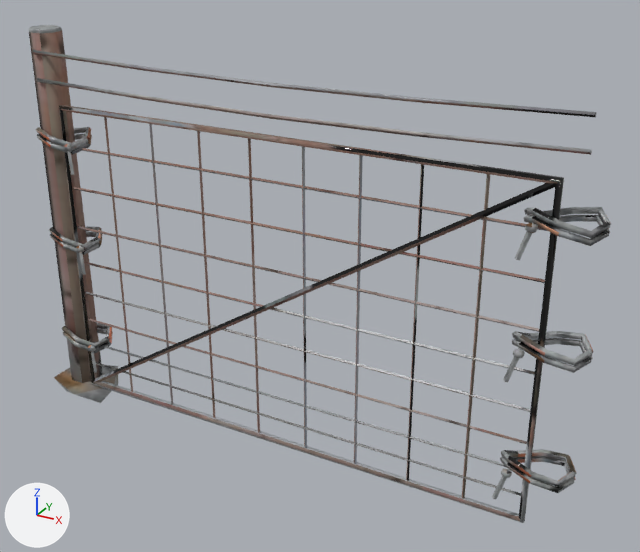
Before and after pictures for a commit that changed the glTF model assets/3d/fire/pen_fence_cut.glb.
Before and after are seen from a 50 mm lens placed at (3.71, -3.64, 2.92), pointed at (1.67, 0.08, 1.06). The lights are fixed; the arrows at lower left show +X, +Y and +Z. The picture after the commit comes second. Vertices at exactly the same position are counted once.

Objects in the first picture: 'pen_fence_cut'.
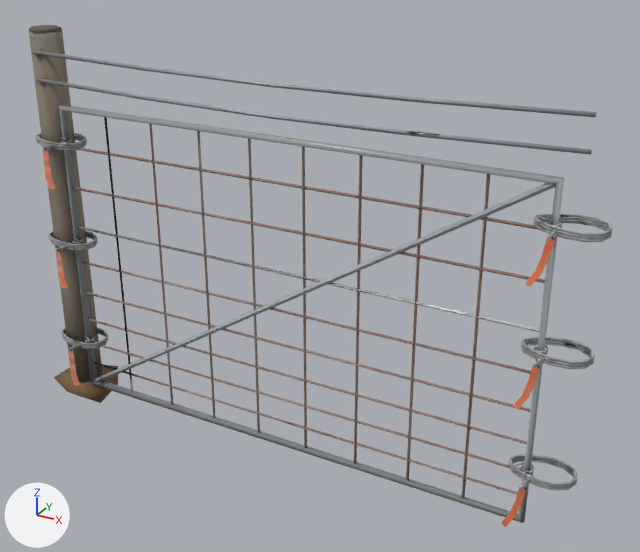
Where the change shows, as pixel boxes (x1, y1, x2, y2) in the pictures (640 x 552 px; the box of a moved part takes in the faces that stretch with it):
'pen_fence_cut', reshaped: before (29, 25, 611, 523); after (29, 25, 613, 527)
part 1 of me_pen_fence_cut, moved or reshaped (not visible afterwards): before (79, 252, 86, 275)
part 2 of me_pen_fence_cut, moved or reshaped: before (67, 151, 74, 175); after (514, 463, 522, 467)
part 3 of me_pen_fence_cut, moved or reshaped: before (515, 231, 532, 260); after (540, 218, 549, 220)
part 4 of me_pen_fence_cut, rebuilt (7% narrower, 41% shorter): before (36, 127, 91, 148); after (36, 133, 87, 145)
part 5 of me_pen_fence_cut, rebuilt (33% shorter): before (49, 226, 102, 249); after (48, 231, 98, 246)
part 6 of me_pen_fence_cut, deleted: before (525, 223, 538, 233)
part 7 of me_pen_fence_cut, deleted: before (501, 468, 512, 478)
part 8 of me_pen_fence_cut, deleted: before (64, 144, 73, 151)
part 9 of me_pen_fence_cut, deleted: before (75, 245, 85, 252)
part 10 of me_pen_fence_cut, deleted: before (492, 476, 507, 499)
part 11 of me_pen_fence_cut, reshaped: before (500, 207, 611, 493); after (501, 214, 613, 527)
part 12 of me_pen_fence_cut, reshaped: before (37, 133, 112, 373); after (36, 135, 108, 386)
part 13 of me_pen_fence_cut, surface changed: (29, 25, 597, 523) in both

The change, as a list of edits to the scene's bpy script:
```text
Change me_pen_fence_cut:
    used by ob_pen_fence_cut; location = (0.0, 0.0, 0.0)
    remove me_pen_fence_cut.from_pydata(...)  # 1014 vertices, 1844 faces; spans x -0.21..3.1, y -0.21..0.2, z -0.07..2.22
    add me_pen_fence_cut.from_pydata(...)  # 2700 vertices, 5120 faces; spans x -0.21..3.11, y -0.26..0.2, z -0.07..2.22
    me_pen_fence_cut part 1: the loose piece of 8 vertices spanning x 0.19..0.25, y -0.17..-0.12, z 0.86..1.0 is multiplied about its middle by the matrix ((0.062, 0.218, -0.595), (-0.039, 0.598, 0.215), (0.633, 0.015, 0.071)), then moved by (-0.09, 0.06, 0.1)
    me_pen_fence_cut part 2: the loose piece of 8 vertices spanning x 0.19..0.25, y -0.17..-0.12, z 1.46..1.6 is multiplied about its middle by the matrix ((0.0, 0.372, 0.064), (0.0, -0.064, 0.372), (0.377, 0.0, 0.0)), then moved by (2.62, 0.06, -1.15)
    me_pen_fence_cut part 3: the loose piece of 8 vertices spanning x 2.75..2.81, y -0.17..-0.12, z 1.46..1.6 is multiplied about its middle by the matrix ((0.072, 0.367, 0.044), (0.181, -0.074, 0.322), (0.323, -0.041, -0.191)), then moved by (0.06, 0.06, 0.1)
    me_pen_fence_cut part 4: the loose piece of 45 vertices spanning x -0.11..0.26, y -0.14..0.09, z 1.59..1.68 is rebuilt with 65 vertices and now spans x -0.11..0.22, y -0.14..0.08, z 1.6..1.63
    me_pen_fence_cut part 5: the loose piece of 45 vertices spanning x -0.11..0.26, y -0.14..0.09, z 0.99..1.08 is rebuilt with 65 vertices and now spans x -0.11..0.22, y -0.14..0.08, z 1.0..1.03
    me_pen_fence_cut part 6: the loose piece of 12 vertices spanning x 2.77..2.83, y -0.15..-0.11, z 1.58..1.62 is deleted
    me_pen_fence_cut part 7: the loose piece of 12 vertices spanning x 2.77..2.83, y -0.15..-0.11, z 0.32..0.38 is deleted
    me_pen_fence_cut part 8: the loose piece of 12 vertices spanning x 0.17..0.23, y -0.15..-0.11, z 1.58..1.62 is deleted
    me_pen_fence_cut part 9: the loose piece of 12 vertices spanning x 0.17..0.23, y -0.15..-0.11, z 0.98..1.02 is deleted
    me_pen_fence_cut part 10: the loose piece of 8 vertices spanning x 2.75..2.81, y -0.17..-0.12, z 0.21..0.35 is deleted
    me_pen_fence_cut part 11: 71 vertices moved from x 2.73..3.1, y -0.17..0.09, z 0.86..1.08 to x 2.83..3.11, y -0.11..-0.03, z 1.0..1.62; 210 vertices removed from x 2.73..3.1, y -0.14..0.09, z 0.3..1.68; 1077 vertices added at x 2.78..3.11, y -0.26..0.08, z 0.14..1.63
    me_pen_fence_cut part 12: 65 vertices moved from x -0.11..0.26, y -0.16..0.09, z 0.21..1.6 to x -0.11..0.17, y -0.11..-0.03, z 0.32..1.64; 135 vertices removed from x -0.11..0.26, y -0.17..0.09, z 0.21..1.65; 970 vertices added at x -0.11..0.22, y -0.26..0.08, z 0.14..1.64
    me_pen_fence_cut part 13: 687 kept faces spanning x -0.21..3.0, y -0.21..0.2, z -0.07..2.22 get new texture (UV) coordinates
```
